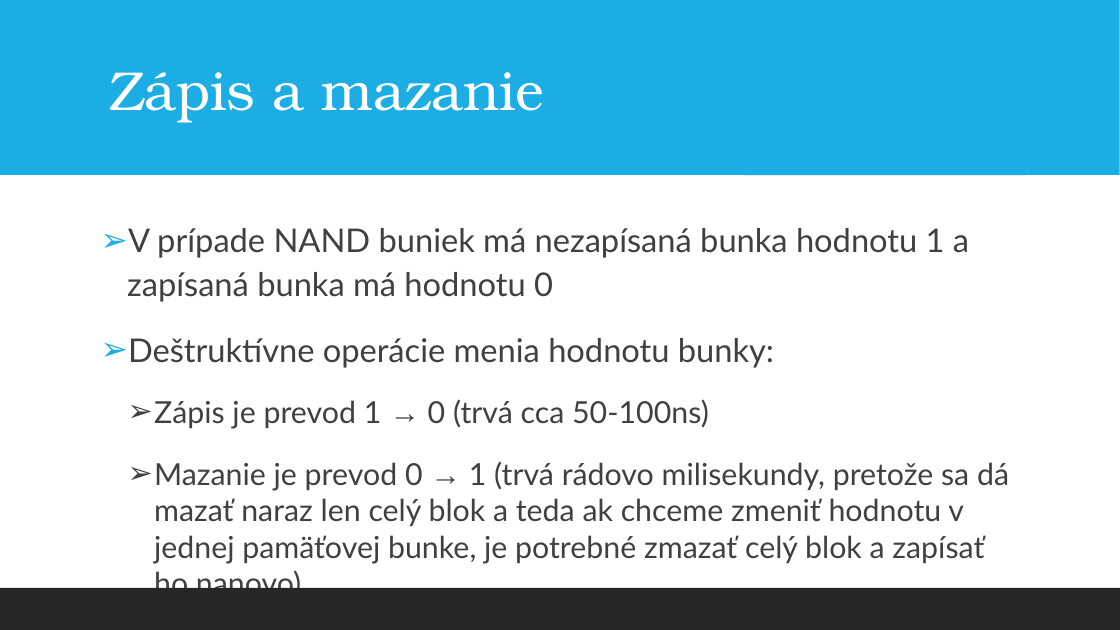
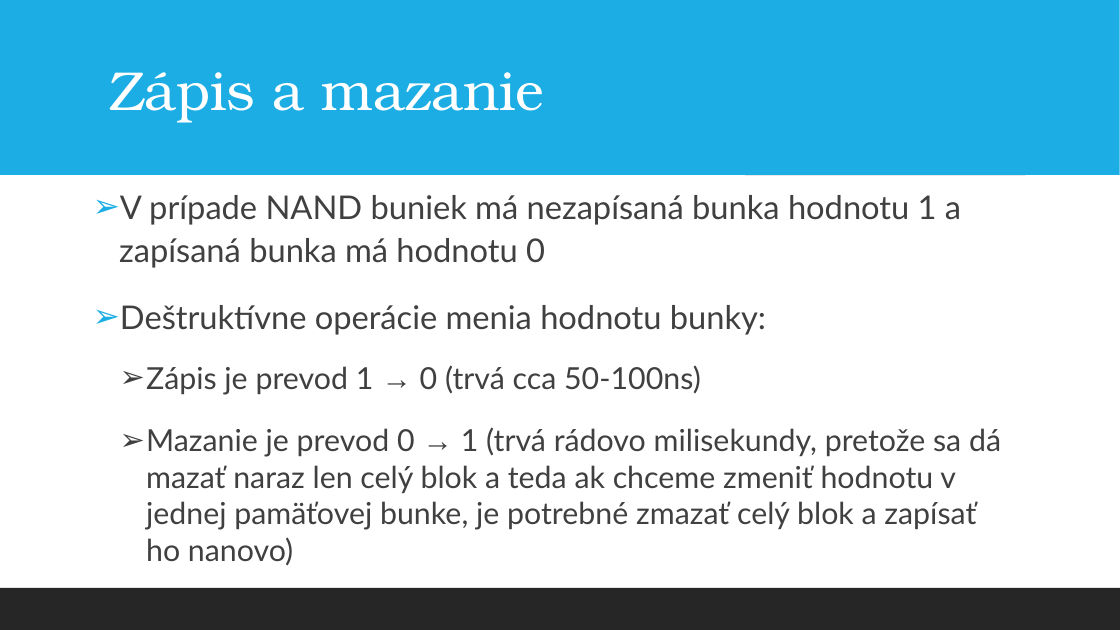
Before and after one commit to Matejejko/Skola, a slide deck: slide 14 of skola/Základy IKT systémov - hardware (ZIH)/Elektronické pamäte 11.2.ppt (slide 15 before the commit). Drawn at 1120x630 pixels with LibreOffice and Linux fonts; fonts in the diff are those of the drawing. Boxes give left, top, right and bottom in pixels: in the first picture for what was removed or moved away, otherwise in the second. Text is boxed around its words. In the diff, an @@ line names an element or a change of style, - is before the commit and + after.

```diff
--- a/skola/Základy IKT systémov - hardware (ZIH)/Elektronické pamäte 11.2.ppt
+++ b/skola/Základy IKT systémov - hardware (ZIH)/Elektronické pamäte 11.2.ppt
@@ text "V prípade NAND buniek má ...": place and size @@
-text "V prípade NAND buniek má ..." at <box>127,228,1009,563</box>
+text "V prípade NAND buniek má ..." at <box>119,195,1001,530</box>
```
Also in this commit, not shown: 10 other slides changed, 1 slide removed.
